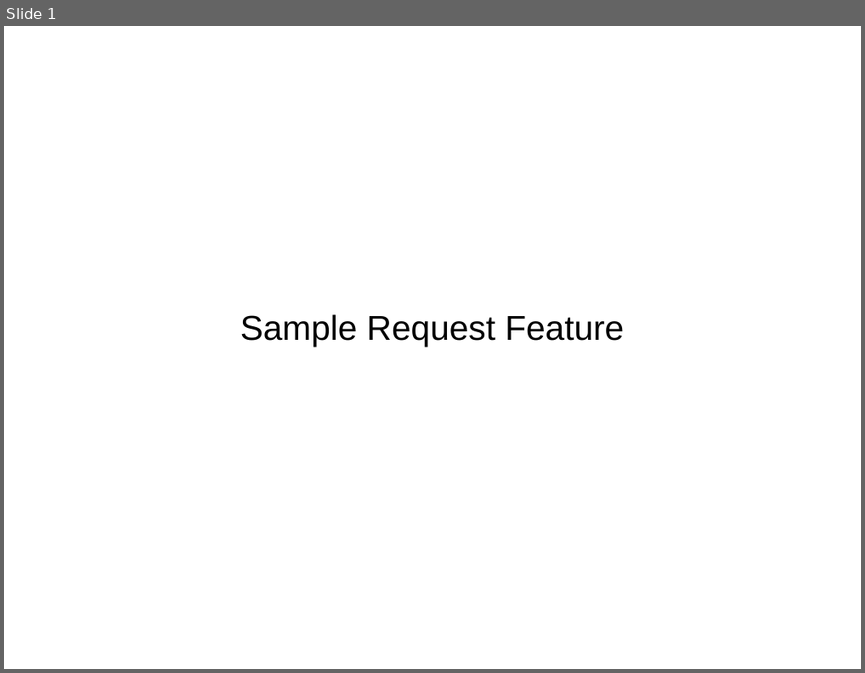
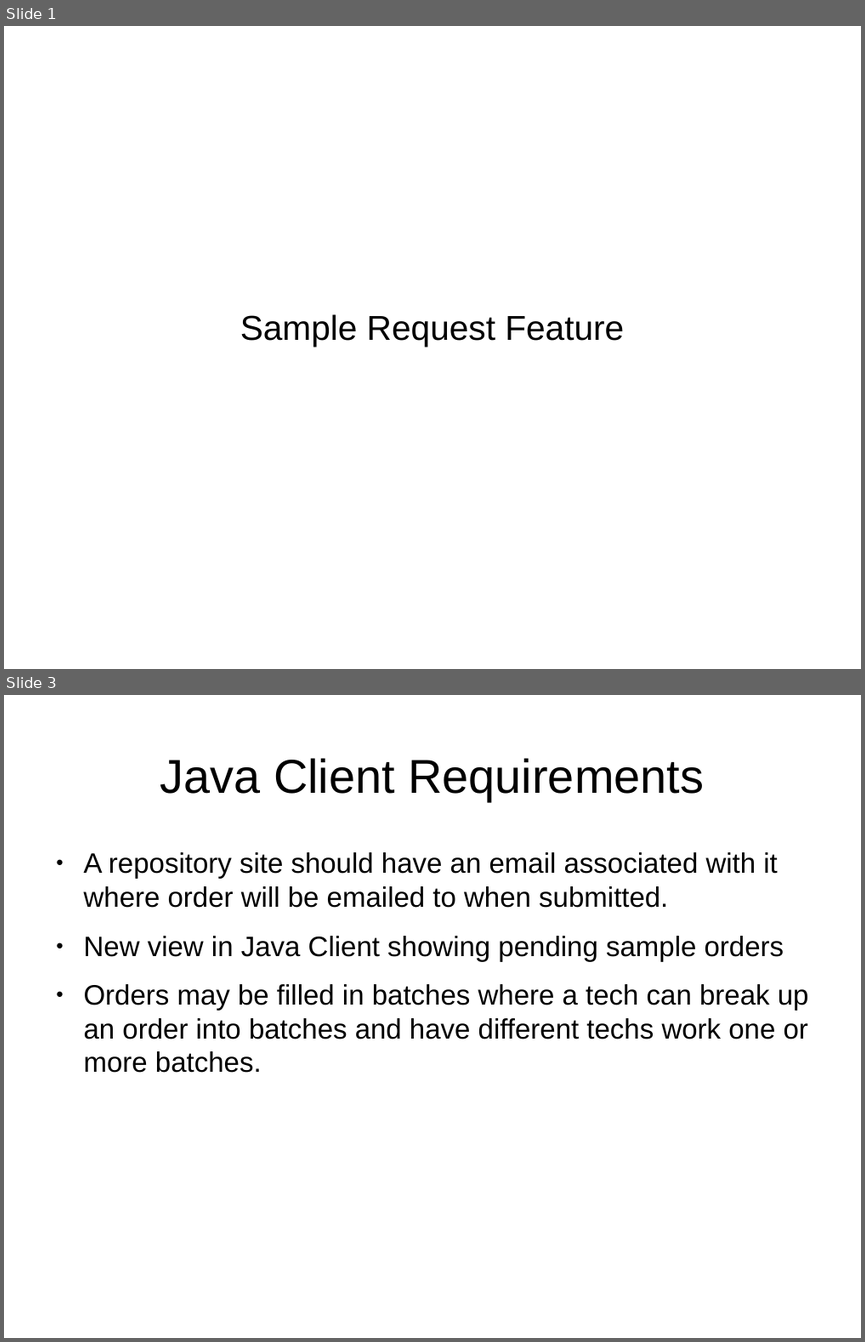
Before and after one commit to CBSR-Biobank/biobank, a slide deck: docs/sampleRequestFlowcharts.odp. Shown one above the other, each under a label of ours: slide 1 before the commit, slides 1 and 3 after it; the slides between them are not shown. The pictures are 865x673 and 865x1342 pixels, drawn with LibreOffice and Linux fonts; fonts in the diff are those of the drawing. Boxes give left, top, right and bottom in pixels: in the first picture for what was removed or moved away, otherwise in the second. Text is boxed around its words. In the diff, an @@ line names an element or a change of style, - is before the commit and + after.

```diff
--- a/docs/sampleRequestFlowcharts.odp
+++ b/docs/sampleRequestFlowcharts.odp
@@ slide 3 added at (4, 695, 861, 1338), background #FFFFFF @@
@@ title added at (160, 758, 704, 801), 44 pt, text #000000 @@
+Java Client Requirements
@@ text added at (84, 852, 809, 1072), 26 pt, text #000000 @@
+● A repository site should have an email associated with it where order will be emailed to when submitted.
+● New view in Java Client showing pending sample orders
+● Orders may be filled in batches where a tech can break up an order into batches and have different techs work one or more batches.
```
Also in this commit, not shown: 2 slides changed, 3 other slides added.
